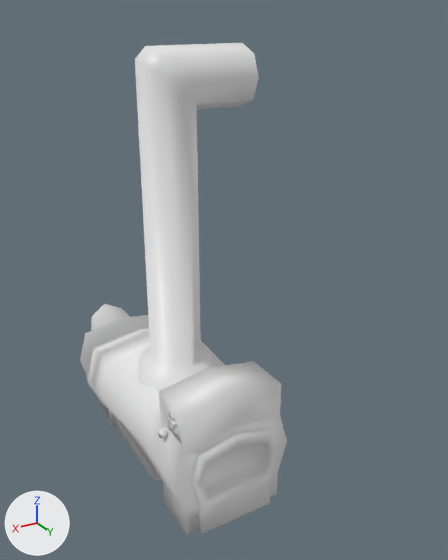
Before and after pictures for a commit that changed the FBX model EgoFractum/Assets/Models/generator_wip.fbx.
Both versions are drawn from a 50 mm lens placed at (2.67, 6.07, 4.81), pointed at (-0.57, 0.67, 2.11). Arrows for +X, +Y and +Z are at lower left; the lights stay in place. The older version comes first. Where no turn or scale is listed for an object, it has been applied to the vertices.

Names of what the first picture shows: 'Generator', 'pipe_rleft', 'pipe_rtop' and 2 more.
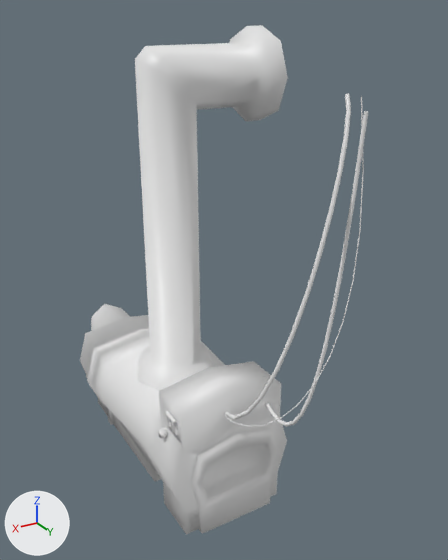
Edits to the scene script, one JSON object a line:
```json
{"block": "me_cylinder_011", "where": "# used by ob_pipe_rtop; location = (-0.12, 0.53, 2.68)"}
{"op": "remove", "block": "me_cylinder_011", "code": "me_cylinder_011.from_pydata(...)  # 47 vertices, 38 faces; spans x -0.74..0.58, y -0.47..0.47, z -1.61..1.86"}
{"op": "add", "block": "me_cylinder_011", "code": "me_cylinder_011.from_pydata(...)  # 63 vertices, 54 faces; spans x -0.98..0.58, y -0.47..0.47, z -1.61..2.01"}
{"block": "me_cylinder_011", "change": "me_cylinder_011 part 1"}
{"block": "me_cylinder_011", "change": "8 vertices are added at x -0.98, y -0.45..0.45, z 1.09..2.01"}
{"block": "me_cylinder_011", "change": "8 new vertices lie (0.18, 0.0, 0.0) away from vertices in x -0.98, y -0.45..0.45, z 1.09..2.01"}
{"block": "me_cylinder_011", "change": "16 new faces join them"}
{"op": "add", "block": "me_béziercurve_010", "code": ["me_béziercurve_010 = bpy.data.meshes.new('BézierCurve.010')", "me_béziercurve_010.from_pydata(...)  # 78 vertices, 72 faces; spans x -0.85..0.11, y 1.77..2.47, z 1.25..4.22"]}
{"op": "add", "block": "me_béziercurve_012", "code": ["me_béziercurve_012 = bpy.data.meshes.new('BézierCurve.012')", "me_béziercurve_012.from_pydata(...)  # 78 vertices, 72 faces; spans x -0.86..0.1, y 1.77..2.6, z 1.27..4.23"]}
{"op": "add", "block": "me_béziercurve_011", "code": ["me_béziercurve_011 = bpy.data.meshes.new('BézierCurve.011')", "me_béziercurve_011.from_pydata(...)  # 78 vertices, 72 faces; spans x -0.81..-0.31, y 1.77..2.43, z 1.22..4.18"]}
{"op": "add", "block": "ob_thick_cable2", "code": ["ob_thick_cable2 = bpy.data.objects.new('thick_cable2', me_béziercurve_010)", "ob_thick_cable2.location = (0.0, 0.0, 0.0)"]}
{"op": "add", "block": "ob_thgis_cable", "code": ["ob_thgis_cable = bpy.data.objects.new('thgis_cable', me_béziercurve_012)", "ob_thgis_cable.location = (0.02, -0.02, -0.01)"]}
{"op": "add", "block": "ob_thjick_cable1", "code": ["ob_thjick_cable1 = bpy.data.objects.new('thjick_cable1', me_béziercurve_011)", "ob_thjick_cable1.location = (-0.04, 0.01, -0.07)"]}
```

What differs and where, as boxes [x1, y1, x2, y2] in the pictures (448 x 560 px):
```json
{"object": "pipe_rtop", "change": "reshaped", "before": [135, 43, 259, 390], "after": [135, 25, 288, 390], "on screen": "23% wider"}
{"object": "thick_cable2", "change": "added", "after": [224, 93, 351, 420]}
{"object": "thjick_cable1", "change": "added", "after": [266, 111, 368, 427]}
{"object": "thgis_cable", "change": "added", "after": [224, 96, 364, 427]}
{"part": 1, "of": "me_cylinder_011", "change": "added", "after": [229, 25, 288, 121]}
```
